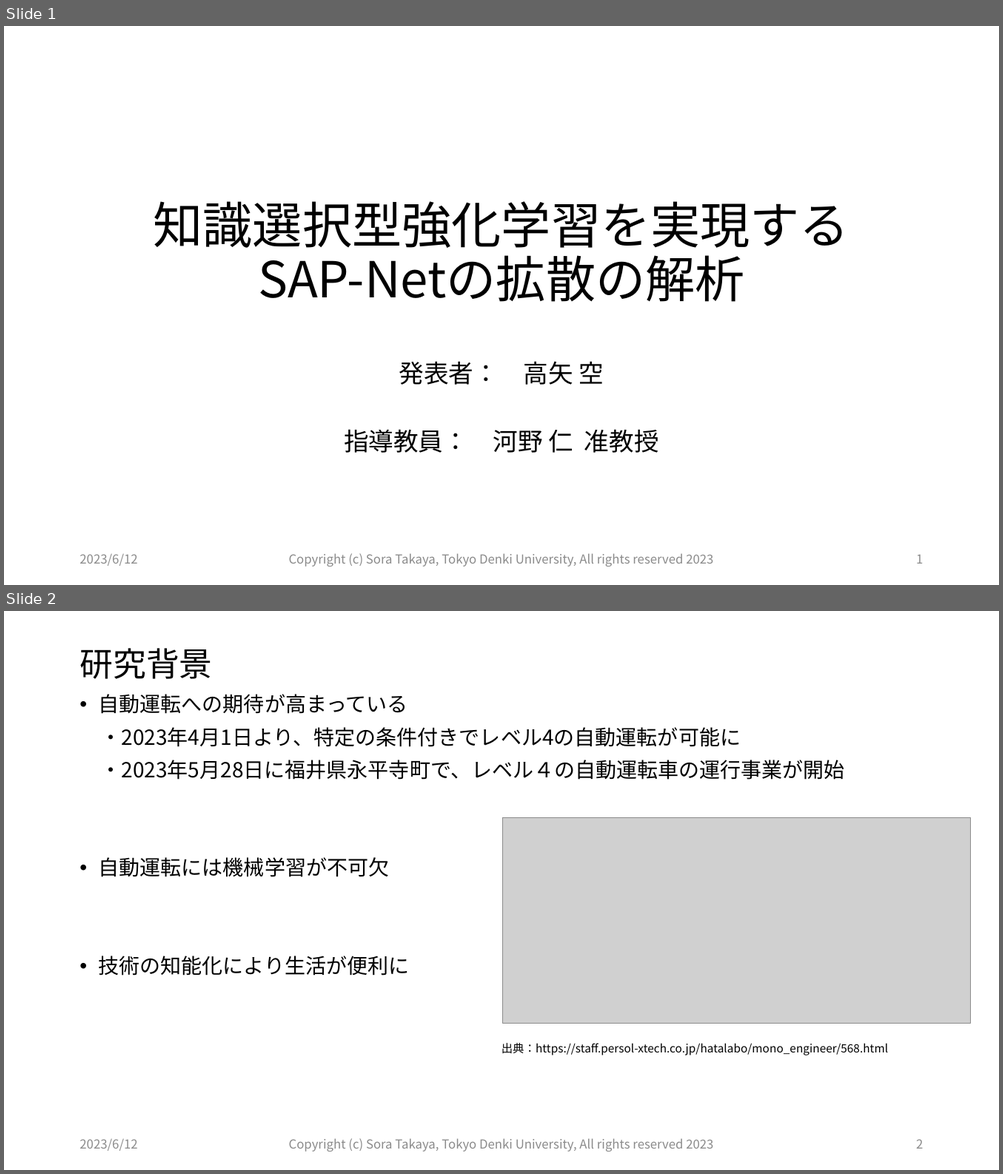
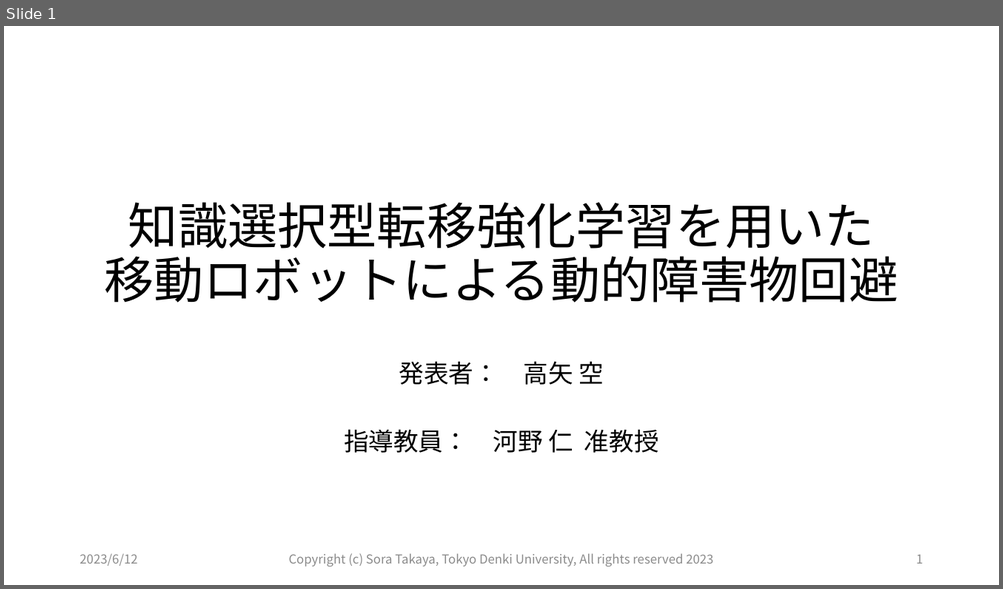
Before and after one commit to Tsora1216/Intelligent_Information_System_Lab, a slide deck: 990_【火】研究会/20230613_01_高矢_研究会/20230613_高矢_研究会.pptx. Shown one above the other, each under a label of ours: slides 1 and 2 before the commit, slide 1 after it. The pictures are 1003x1174 and 1003x589 pixels, drawn with LibreOffice and Linux fonts; fonts in the diff are those of the drawing; grey boxes stand for pictures. Boxes give left, top, right and bottom in pixels: in the first picture for what was removed or moved away, otherwise in the second. Text is boxed around its words. In the diff, an @@ line names an element or a change of style, - is before the commit and + after.

```diff
--- a/990_【火】研究会/20230613_01_高矢_研究会/20230613_高矢_研究会.pptx
+++ b/990_【火】研究会/20230613_01_高矢_研究会/20230613_高矢_研究会.pptx
@@ slide 2 removed at <box>4,611,999,1170</box>, background #FFFFFF @@
@@ title removed at <box>79,648,212,679</box> @@
-研究背景
@@ text removed at <box>99,694,844,976</box> @@
-• 自動運転への期待が高まっている
-・2023年4月1日より、特定の条件付きでレベル4の自動運転が可能に
-・2023年5月28日に福井県永平寺町で、レベル４の自動運転車の運行事業が開始
-• 自動運転には機械学習が不可欠
-• 技術の知能化により生活が便利に
@@ picture removed at <box>503,817,970,1024</box> @@
@@ text removed at <box>501,1043,888,1056</box> @@
-出典：https://staff.persol-xtech.co.jp/hatalabo/mono_engineer/568.html
@@ text removed at <box>79,1139,137,1151</box> @@
-2023/6/12
@@ text removed at <box>289,1139,713,1152</box> @@
-Copyright (c) Sora Takaya, Tokyo Denki University, All rights reserved 2023
@@ page number removed at <box>916,1139,922,1149</box> @@
-2
@@ slide 1 changed as well @@
@@ title at <box>104,202,898,303</box>: text changed @@
-知識選択型強化学習を実現するSAP-Netの拡散の解析
+知識選択型転移強化学習を用いた
+移動ロボットによる動的障害物回避
```
Also in this commit, not shown: 9 other slides changed, 2 slides added, 17 other files.
